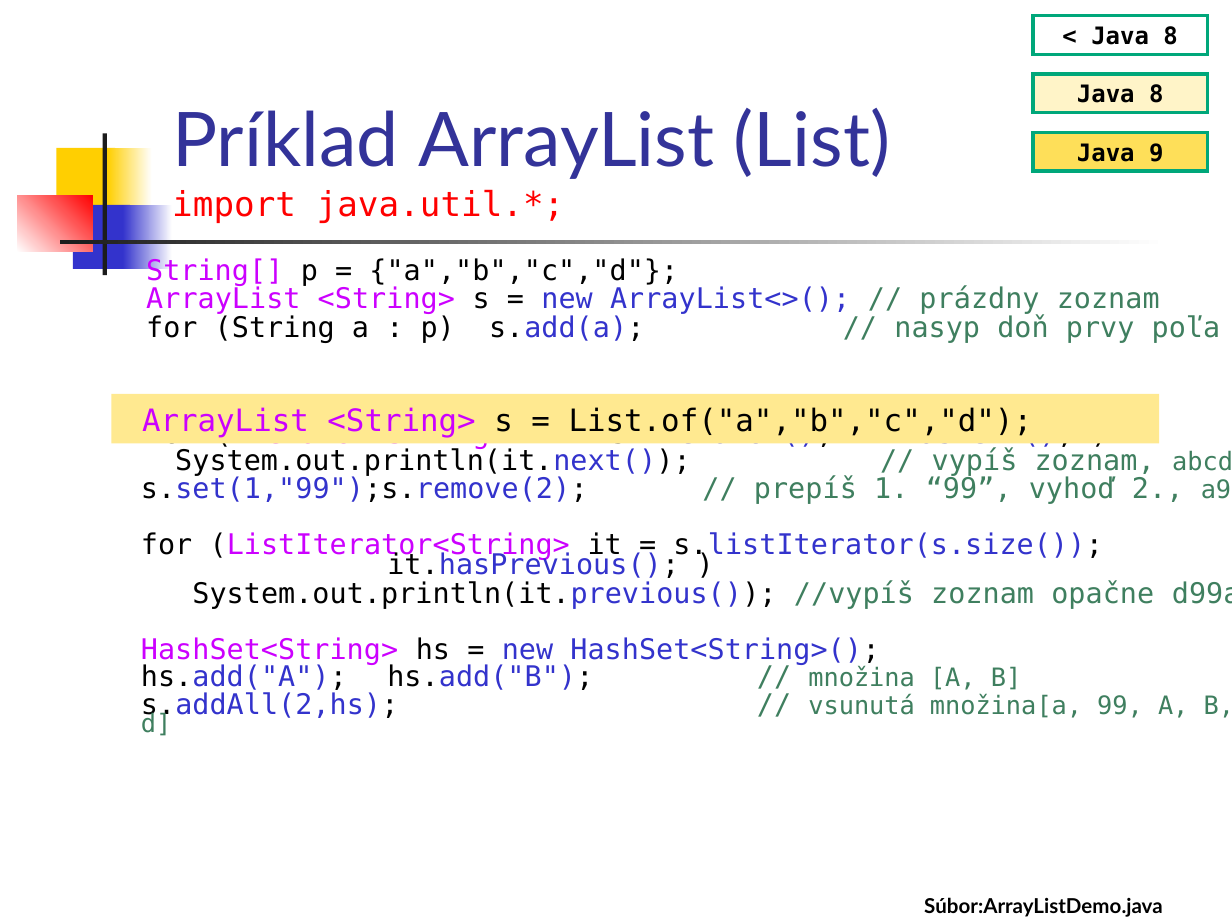
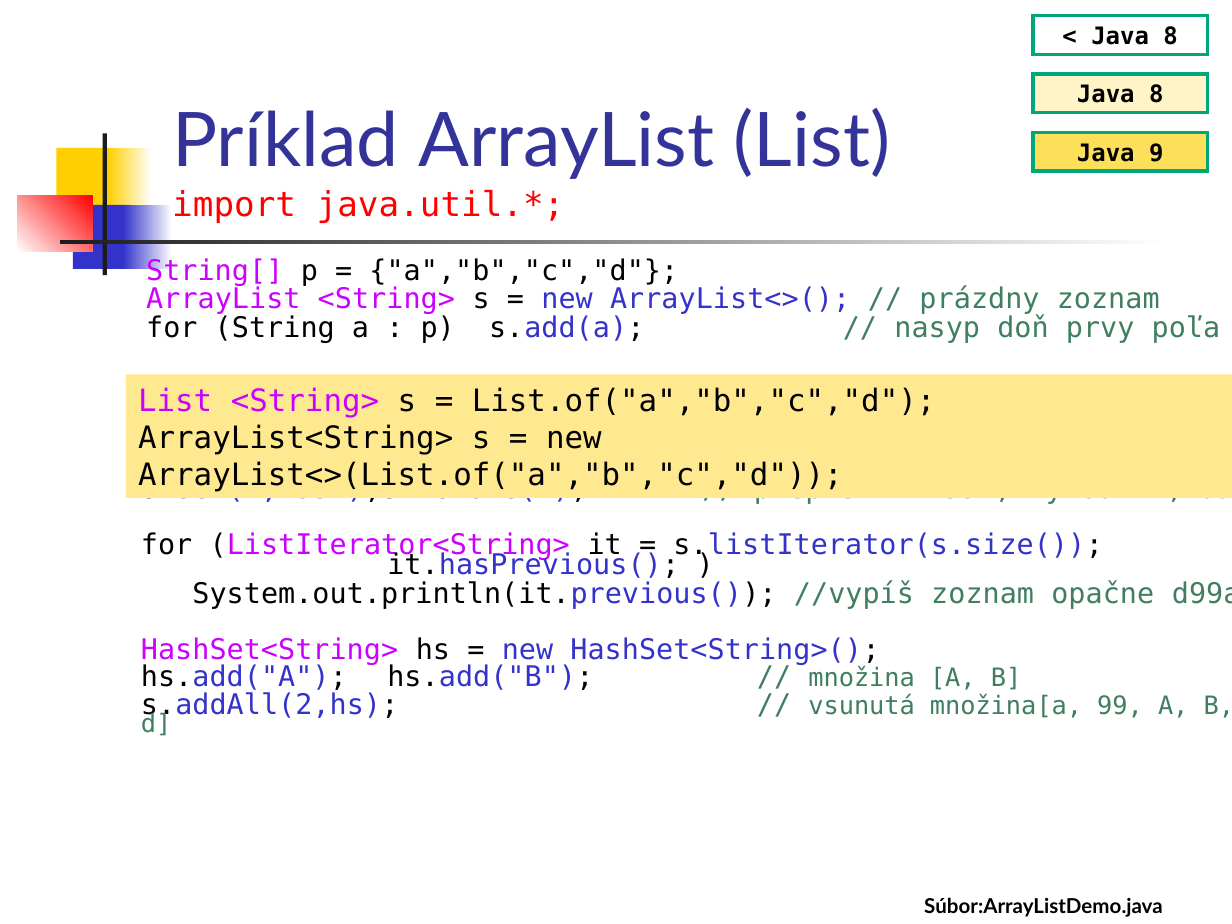
Before and after one commit to Programovanie4/Prednasky, a slide deck: slide 21 of 06/06_java.ppt. Drawn at 1232x924 pixels with LibreOffice and Linux fonts; fonts in the diff are those of the drawing. Boxes give left, top, right and bottom in pixels: in the first picture for what was removed or moved away, otherwise in the second. Text is boxed around its words. In the diff, an @@ line names an element or a change of style, - is before the commit and + after.

```diff
--- a/06/06_java.ppt
+++ b/06/06_java.ppt
@@ rectangle "List <String> s = List.of("a","b","c","d");" resized from (x1=111, y1=394, x2=1159, y2=444) to (x1=126, y1=375, x2=1232, y2=498) @@
@@ text in rectangle at (x1=138, y1=387, x2=936, y2=492): text changed @@
-ArrayList <String> s = List.of("a","b","c","d");
+List <String> s = List.of("a","b","c","d");
+ArrayList<String> s = new ArrayList<>(List.of("a","b","c","d"));
```
Also in this commit, not shown: 1 other slide changed, 30 other files.
